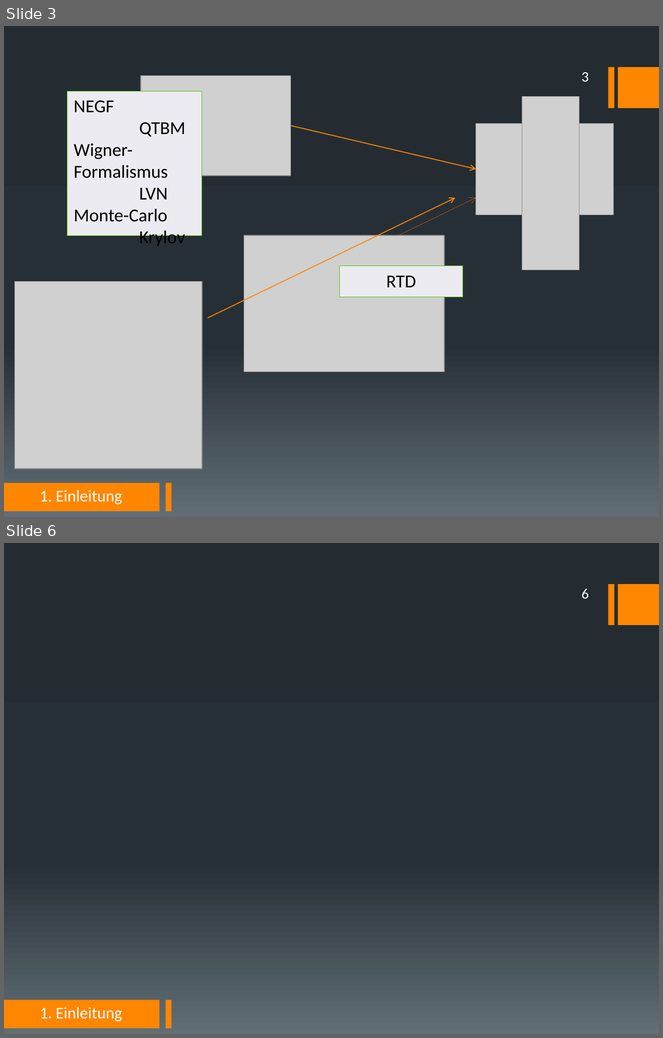
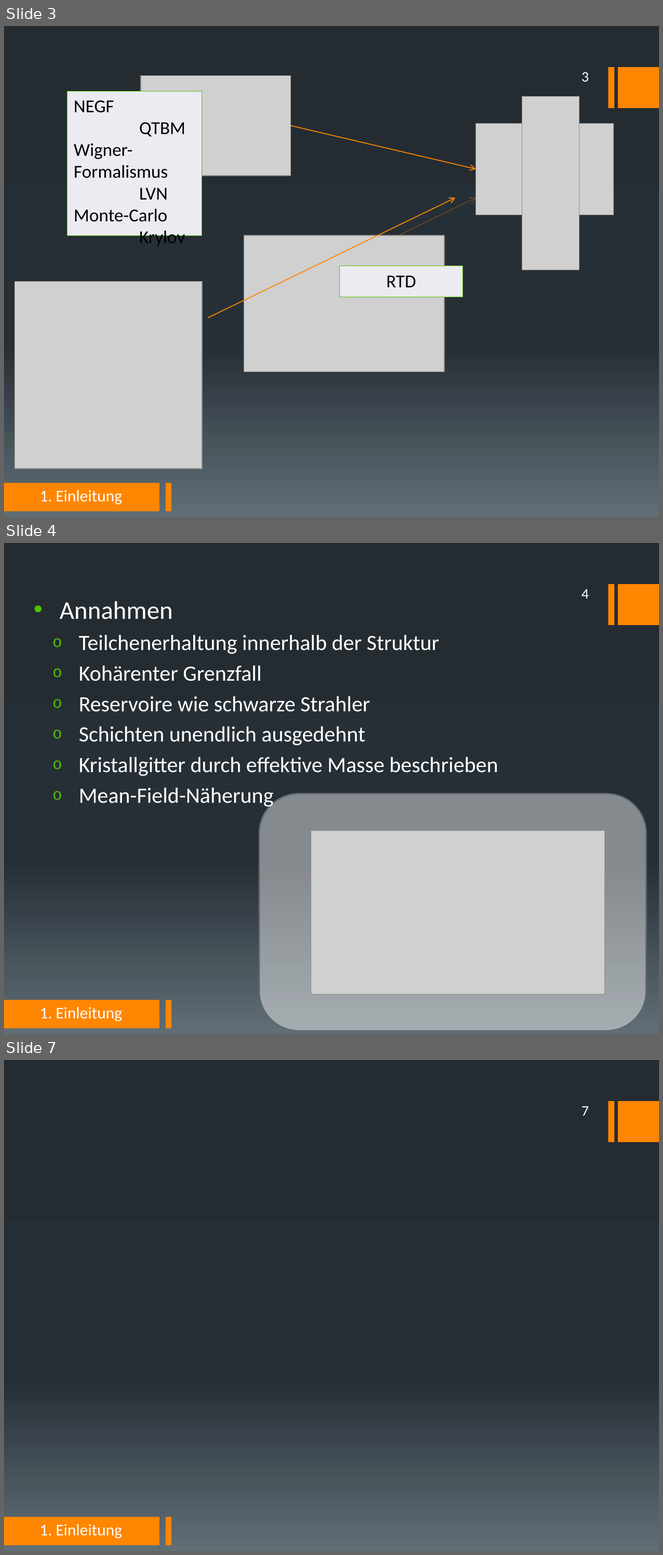
Before and after one commit to DerKleineGauss/Masterarbeit, a slide deck: Abschlussvortrag/Präsentation.pptx. Shown one above the other, each under a label of ours: slides 3 and 6 before the commit, slides 3, 4 and 7 after it; the slides between them are not shown. The pictures are 663x1038 and 663x1555 pixels, drawn with LibreOffice and Linux fonts; fonts in the diff are those of the drawing; grey boxes stand for pictures. Boxes give left, top, right and bottom in pixels: in the first picture for what was removed or moved away, otherwise in the second. Text is boxed around its words. In the diff, an @@ line names an element or a change of style, - is before the commit and + after.

```diff
--- a/Abschlussvortrag/Präsentation.pptx
+++ b/Abschlussvortrag/Präsentation.pptx
@@ slide 4 added at [4,543,659,1034], background gradient #242C33 to #273037 to #636D76; not listed: 4 template elements that a slide beside it also shows @@
@@ page number added at [582,589,589,599], 16 pt, text #FFFFFF @@
+4
@@ text added at [60,601,498,808], 24 pt, text #FFFFFF @@
+• Annahmen
+  o Teilchenerhaltung innerhalb der Struktur
+  o Kohärenter Grenzfall
+  o Reservoire wie schwarze Strahler
+  o Schichten unendlich ausgedehnt
+  o Kristallgitter durch effektive Masse beschrieben
+  o Mean-Field-Näherung
@@ rounded rectangle added at [259,794,647,1031], fill #FFFFFF at 44% opacity, outline #616873 1.5 pt @@
@@ picture added at [311,831,606,994] @@
@@ text added at [40,1007,123,1022], 18 pt, text #FFFFFF @@
+1. Einleitung
@@ what was slide 6 is now slide 7 @@
@@ page number at [582,1106,589,1116]: text changed @@
-6
+7
```
Also in this commit, not shown: 2 slides changed, 3 other slides added, 16 other files.
